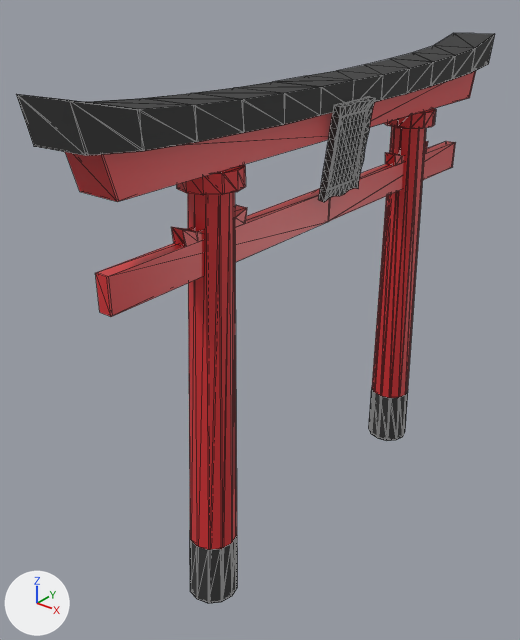
The glTF model location_based/assets/shrine.glb as it was, and as the next commit left it.
One viewpoint serves both versions: a camera (50 mm lens) standing at (3.1, -4.7, 2.28) and looking at (-0.37, -0.36, -0.41). The axes (+X, +Y, +Z) are drawn at lower left. The lights are the same throughout. Mesh edges are drawn as thin lines. Where no turn or scale is listed for an object, it has been applied to the vertices. Vertices at the same position are counted once.

Script lines for the objects in view, before the commit:
```python
me_cube = bpy.data.meshes.new('Cube')
me_cube.from_pydata(...)  # 544 vertices, 1020 faces; spans x -1.1..1.1, y -1.0..1.0, z -38.6..0.9
# faces by material slot: [384, 636]
me_cube.materials.append(mat_material)  # black #353535
me_cube.materials.append(mat_material_002)  # red #d42227
me_cube_004 = bpy.data.meshes.new('Cube.004')
me_cube_004.from_pydata(...)  # 452 vertices, 900 faces; spans x -0.078..0.078, y -0.243..0.243, z -0.361..0.361
me_cube_004.materials.append(mat_material)  # black #353535
ob_cube = bpy.data.objects.new('Cube', me_cube)
ob_cube.location = (0.0, 0.0, 1.64)
ob_cube.scale = (0.212, 2.51, 0.104)
ob_cube_001 = bpy.data.objects.new('Cube.001', me_cube_004)
ob_cube_001.location = (0.18, 0.0, 1.05)
```
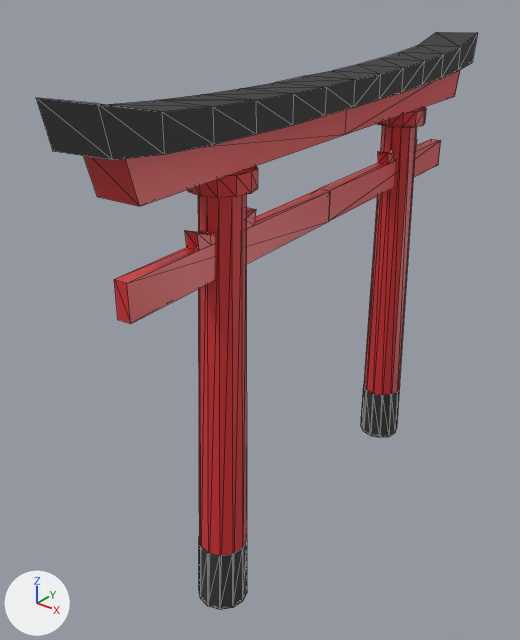
What differs and where, as boxes [x1, y1, x2, y2] in the pictures (520 x 640 px):
'Cube', reshaped, turned
    before: [16, 33, 495, 603]
    after: [36, 32, 478, 609]
'Cube.001', deleted
    before: [319, 97, 375, 202]
part 1 of me_cube, cut back
    before: [188, 127, 426, 550]
    after: [198, 125, 417, 556]

Edits to the bpy script that builds the scene:
```text
Change me_cube:
    used by ob_cube; location = (0.0, 0.0, 1.64); scale = (0.212, 2.51, 0.104)
    remove me_cube.from_pydata(...)  # 544 vertices, 1020 faces; spans x -1.1..1.1, y -1.0..1.0, z -38.6..0.9
    add me_cube.from_pydata(...)  # 272 vertices, 486 faces; spans x -1.1..1.1, y -1.0..1.0, z -38.6..0.9
    me_cube part 1
    48 vertices are removed from x -0.9..0.9, y -0.6..0.6, z -38.5..-33.2
    182 faces are deleted
    66 new faces join them, mat_material_002 (red #d42227)
Change ob_cube:
    ob_cube.rotation_euler: (0.0, 0.0, 0.0) -> (0.0, 0.0, 0.0698)  # degrees (0, 0, 0) -> degrees (0, 0, 4)
Remove ob_cube_001:
    ob_cube_001 = bpy.data.objects.new('Cube.001', me_cube_004)
    ob_cube_001.location = (0.18, 0.0, 1.05)
```
